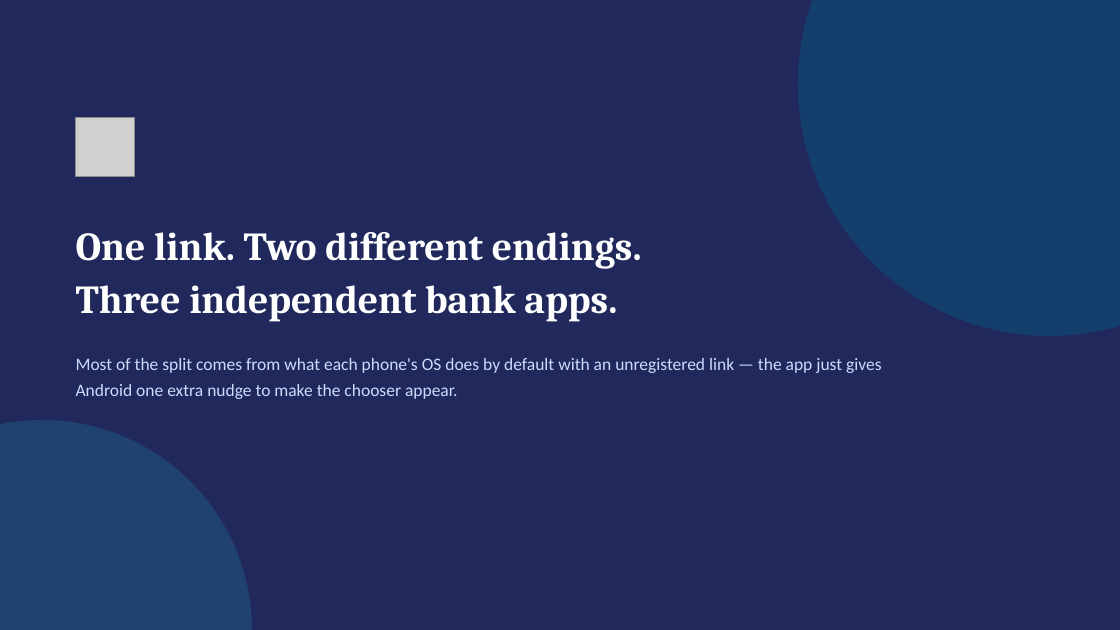
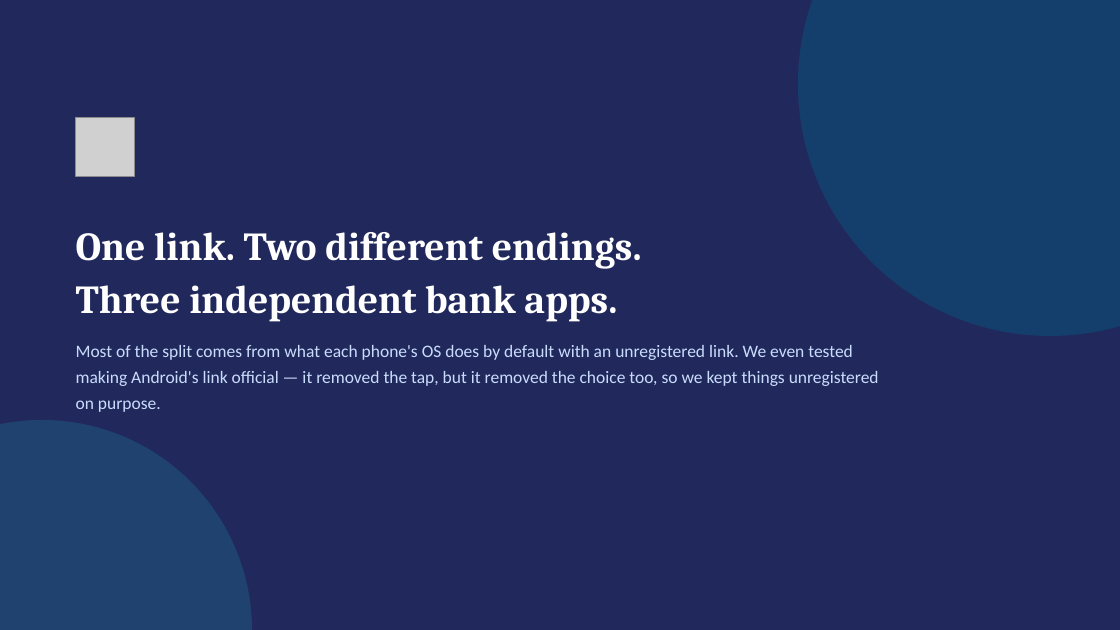
Before and after one commit to deandrehaijielim-commits/sgqr-deep-link-demo, a slide deck: slide 11 of SGQR_Deep_Linking_Simulation.pptx (slide 10 before the commit). Drawn at 1120x630 pixels with LibreOffice and Linux fonts; fonts in the diff are those of the drawing; grey boxes stand for pictures. Boxes give left, top, right and bottom in pixels: in the first picture for what was removed or moved away, otherwise in the second. Text is boxed around its words. In the diff, an @@ line names an element or a change of style, - is before the commit and + after.

```diff
--- a/SGQR_Deep_Linking_Simulation.pptx
+++ b/SGQR_Deep_Linking_Simulation.pptx
@@ text at box(76, 345, 879, 412): text changed @@
-Most of the split comes from what each phone's OS does by default with an unregistered link — the app just gives Android one extra nudge to make the chooser appear.
+Most of the split comes from what each phone's OS does by default with an unregistered link. We even tested making Android's link official — it removed the tap, but it removed the choice too, so we kept things unregistered on purpose.
```
Also in this commit, not shown: 3 other slides changed, 1 slide added.
